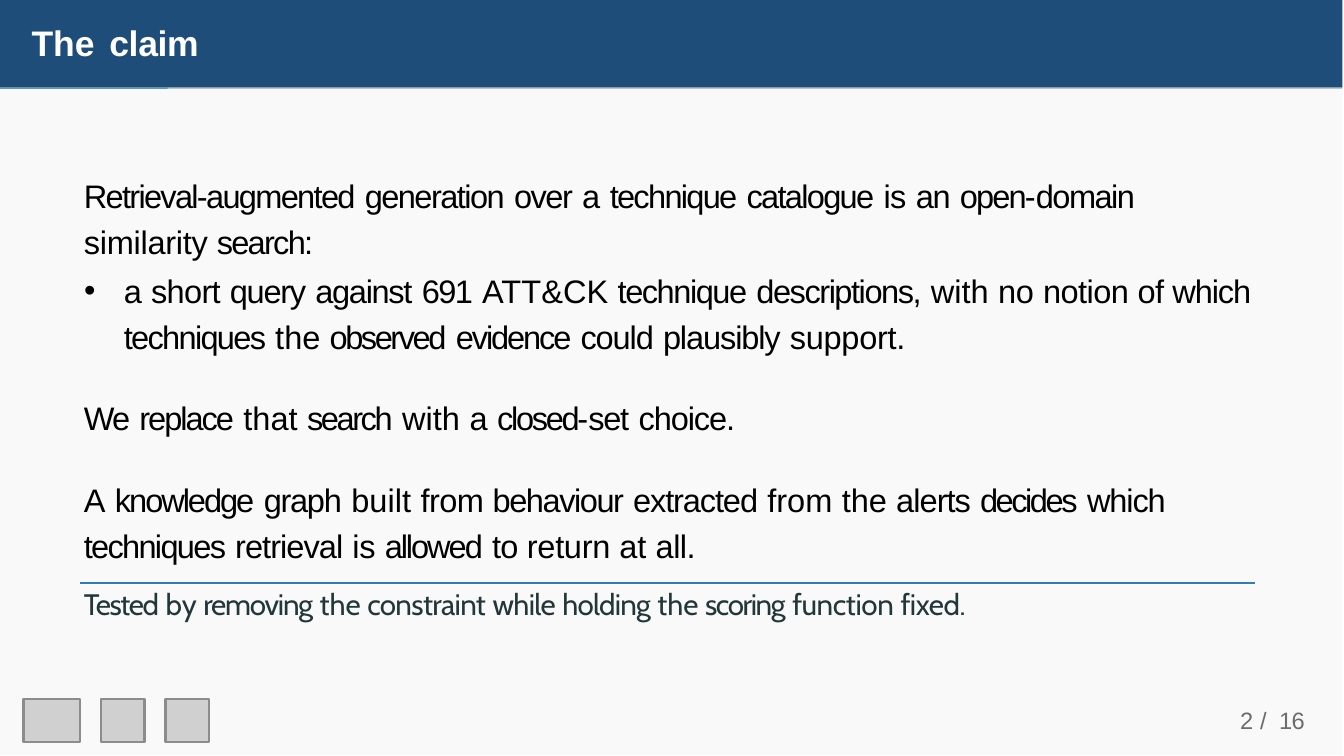
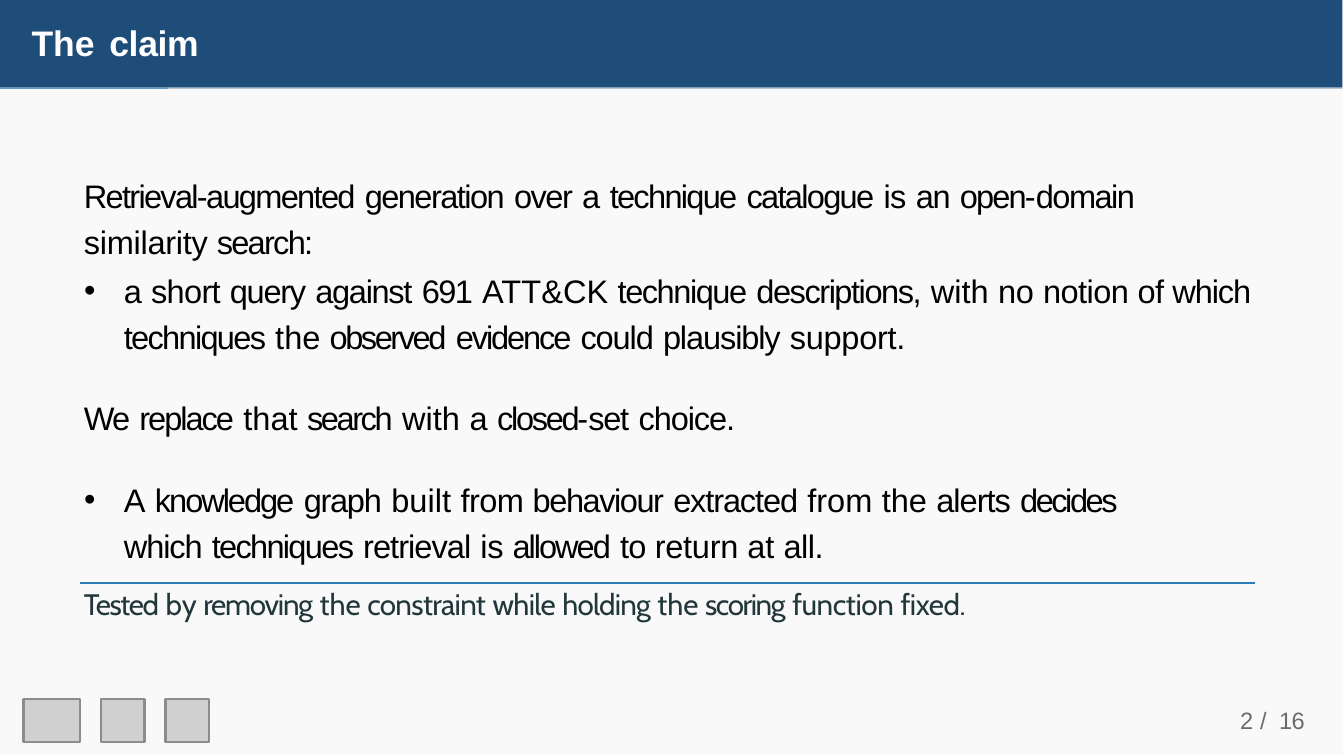
Before and after one commit to Joel89899/RAG-Based-Incident-Reporting-on-SIEM-Log-Streams, a slide deck: slide 3 of IACyC_2026_Joel_Mwende_ppt.pptx. Drawn at 1344x756 pixels with LibreOffice and Linux fonts; fonts in the diff are those of the drawing; grey boxes stand for pictures. Boxes give left, top, right and bottom in pixels: in the first picture for what was removed or moved away, otherwise in the second. Text is boxed around its words. In the diff, an @@ line names an element or a change of style, - is before the commit and + after.

```diff
--- a/IACyC_2026_Joel_Mwende_ppt.pptx
+++ b/IACyC_2026_Joel_Mwende_ppt.pptx
@@ text at (x1=124, y1=488, x2=1117, y2=564): bullet none to • @@
```
Also in this commit, not shown: 1 other slide changed.
